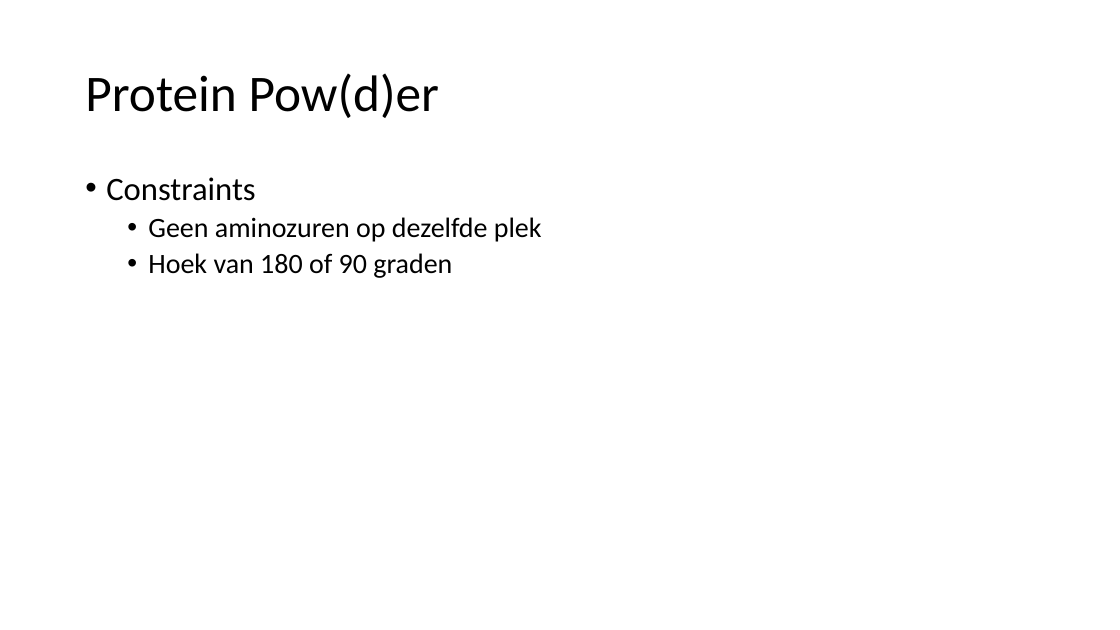
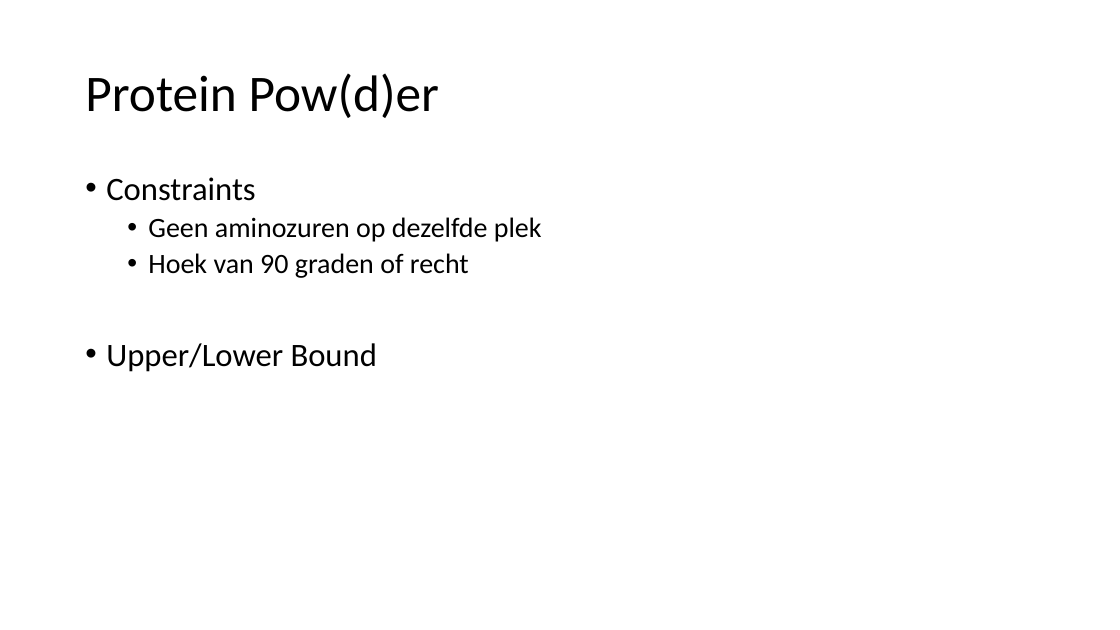
Before and after one commit to LunarLite/Proteasen, a slide deck: slide 5 of Presentations/Proteasen - week 1.pptx. Drawn at 1120x630 pixels with LibreOffice and Linux fonts; fonts in the diff are those of the drawing. Boxes give left, top, right and bottom in pixels: in the first picture for what was removed or moved away, otherwise in the second. Text is boxed around its words. In the diff, an @@ line names an element or a change of style, - is before the commit and + after.

```diff
--- a/Presentations/Proteasen - week 1.pptx
+++ b/Presentations/Proteasen - week 1.pptx
@@ text at <box>106,253,469,372</box>: text changed @@
-  • Hoek van 180 of 90 graden
+  • Hoek van 90 graden of recht
+• Upper/Lower Bound
```
Also in this commit, not shown: 1 slide removed.
